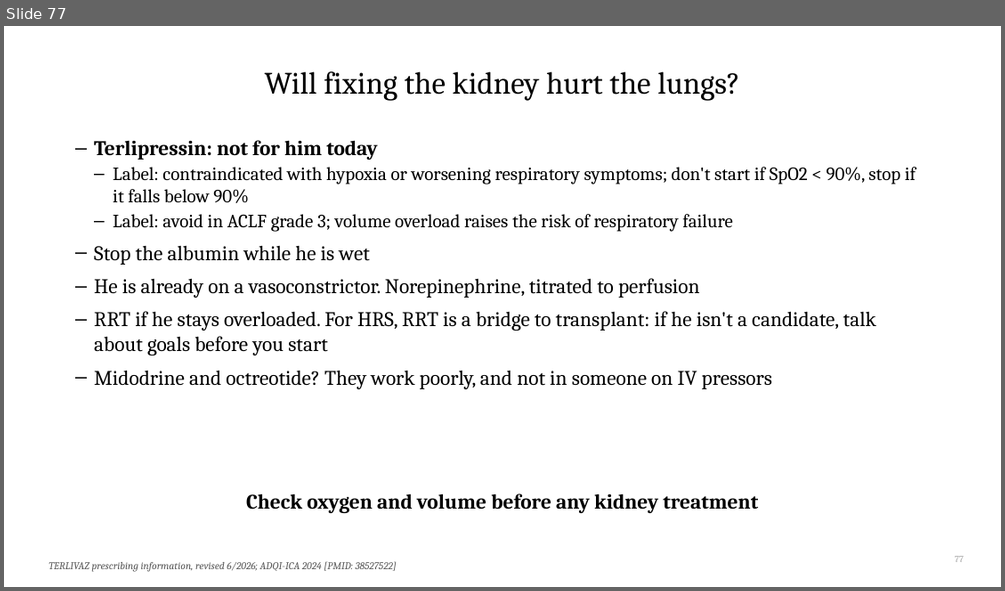
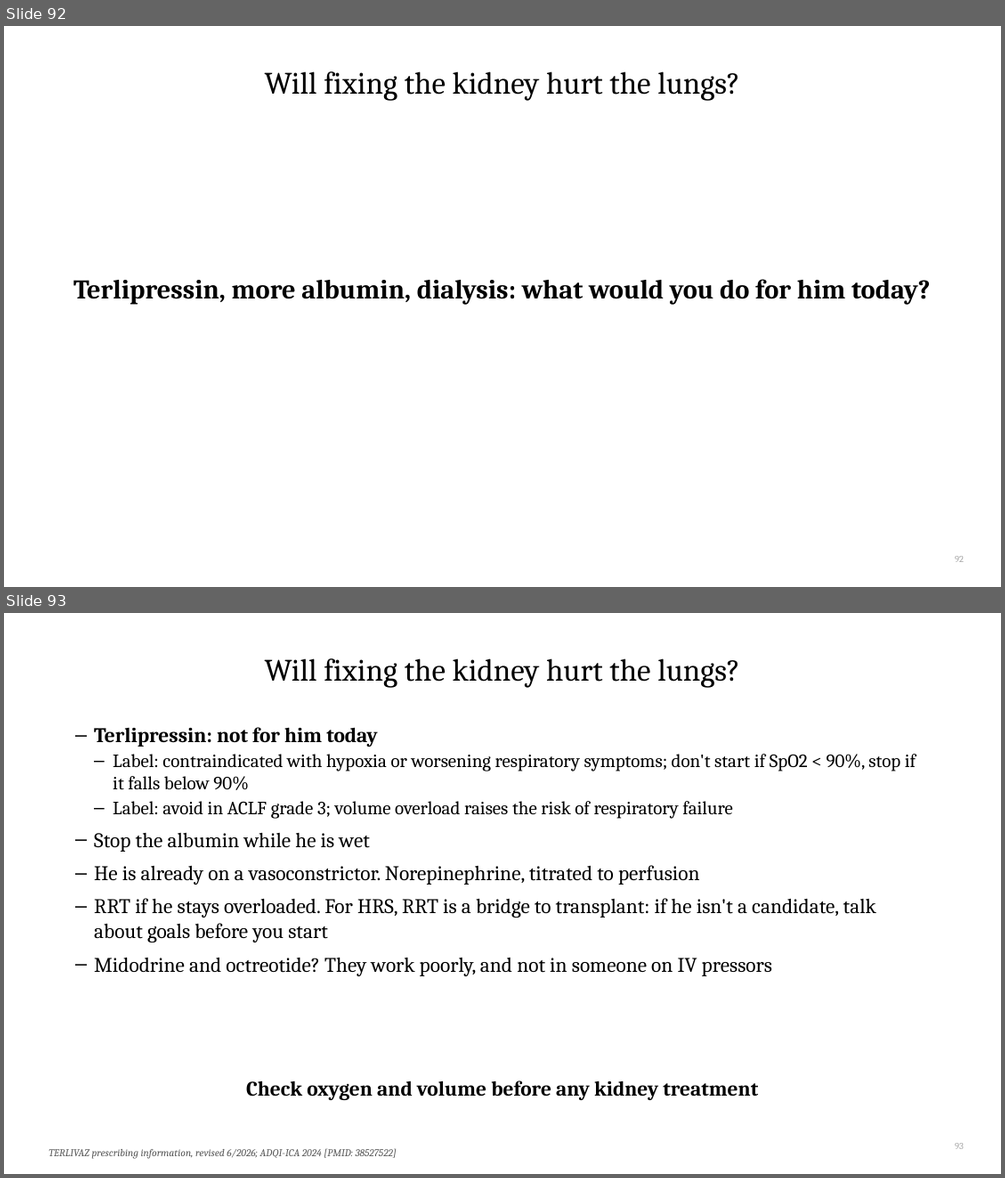
Before and after one commit to qaddodi/mohammad-almeqdadi-lectures, a slide deck: lectures/acute-liver-failure-aclf-in-icu/ALF and ACLF in the ICU.pptx. Shown one above the other, each under a label of ours: slide 77 before the commit, slides 92 and 93 after it. The pictures are 1005x591 and 1005x1178 pixels, drawn with LibreOffice and Linux fonts; fonts in the diff are those of the drawing. Boxes give left, top, right and bottom in pixels: in the first picture for what was removed or moved away, otherwise in the second. Text is boxed around its words. In the diff, an @@ line names an element or a change of style, - is before the commit and + after.

```diff
--- a/lectures/acute-liver-failure-aclf-in-icu/ALF and ACLF in the ICU.pptx
+++ b/lectures/acute-liver-failure-aclf-in-icu/ALF and ACLF in the ICU.pptx
@@ slide 92 added at (4, 26, 1001, 587), background #FFFFFF @@
@@ title added at (265, 71, 740, 101), 30 pt, text #000000 @@
+Will fixing the kidney hurt the lungs?
@@ text added at (73, 279, 930, 304), 26 pt, text #000000, bold @@
+Terlipressin, more albumin, dialysis: what would you do for him today?
@@ page number added at (955, 556, 963, 562), 9 pt, text #A6A6A6 @@
+92
@@ what was slide 77 is now slide 93 @@
```
Also in this commit, not shown: 10 slides changed, 20 other slides added, 2 other files.
